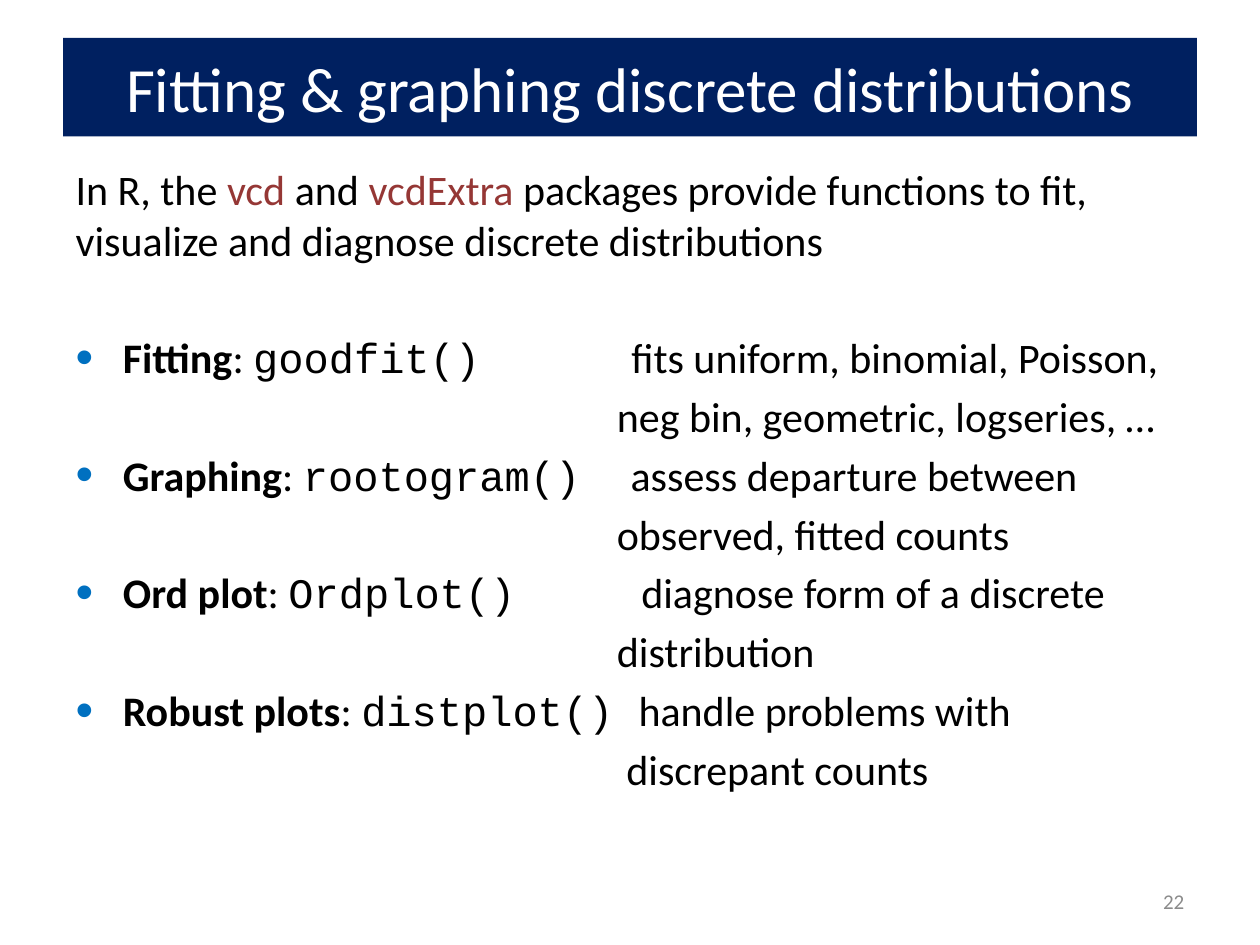
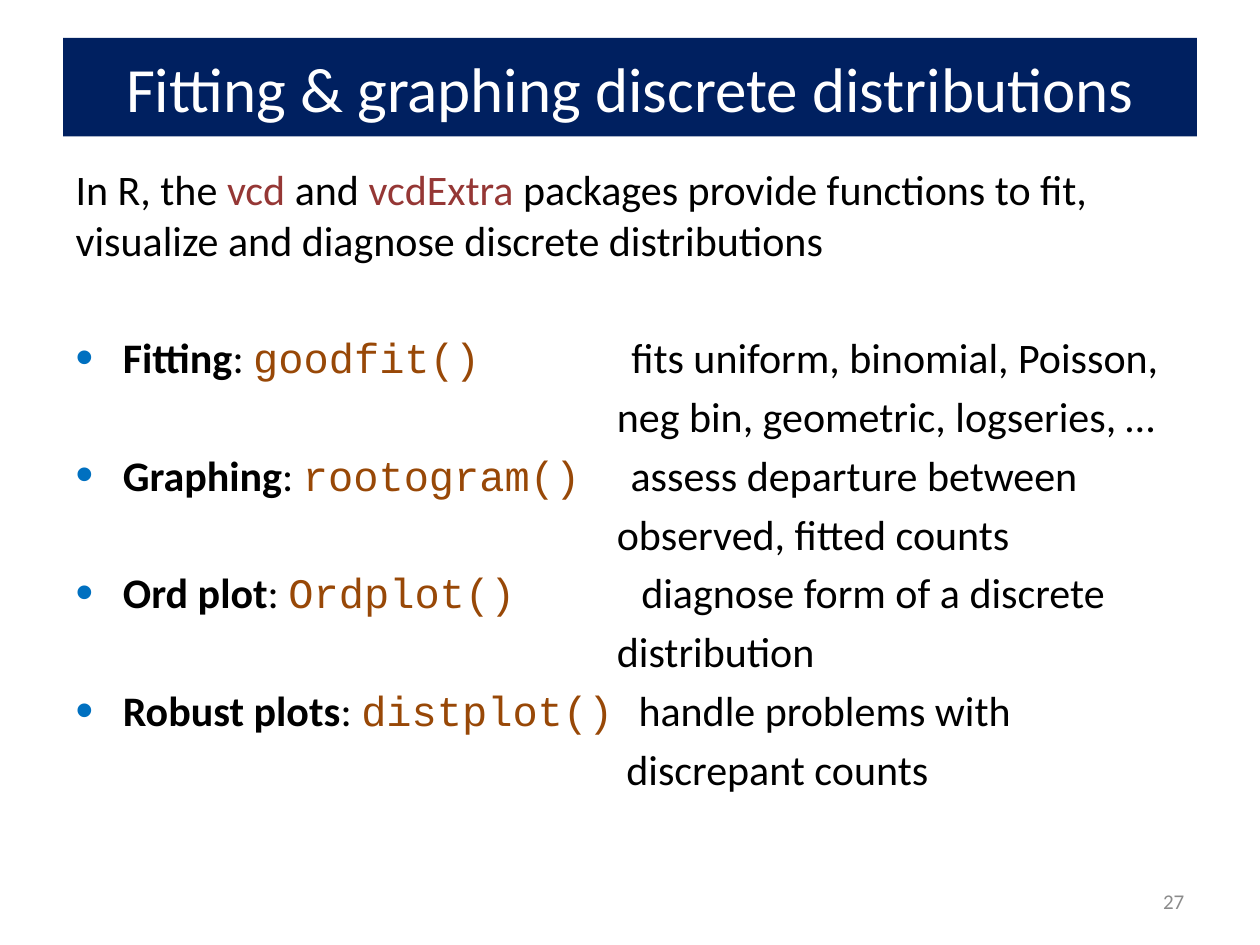
Before and after one commit to friendly/psy6136, a slide deck: slide 27 of docs/lectures/02-Discrete.pptx (slide 22 before the commit). Drawn at 1260x945 pixels with LibreOffice and Linux fonts; fonts in the diff are those of the drawing. Boxes give left, top, right and bottom in pixels: in the first picture for what was removed or moved away, otherwise in the second. Text is boxed around its words. In the diff, an @@ line names an element or a change of style, - is before the commit and + after.

```diff
--- a/docs/lectures/02-Discrete.pptx
+++ b/docs/lectures/02-Discrete.pptx
@@ text at (123,343,1158,735): text colour #000000 to #984807 in "goodfit()", "rootogram()", "Ordplot()", "distplot()" @@
@@ page number at (1163,895,1184,909): text changed @@
-22
+27
```
Also in this commit, not shown: 11 other slides changed, 5 slides added, 11 other files.
